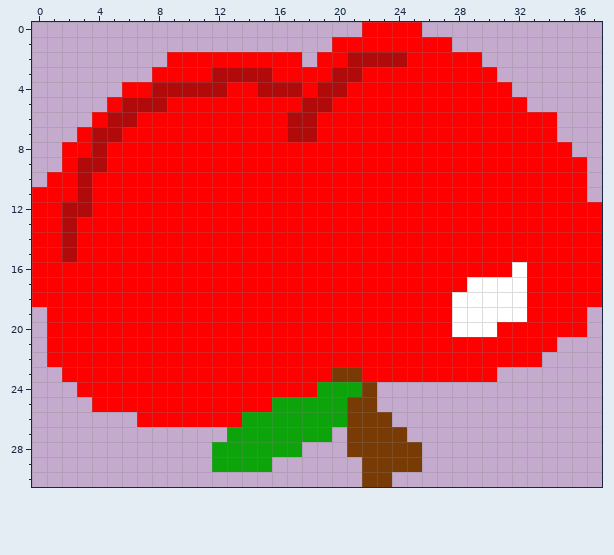
File history of a pixel-art sprite, assets/Apple.png. Above, as it was before the edit.
The file is 38x31 pixels.
The result:
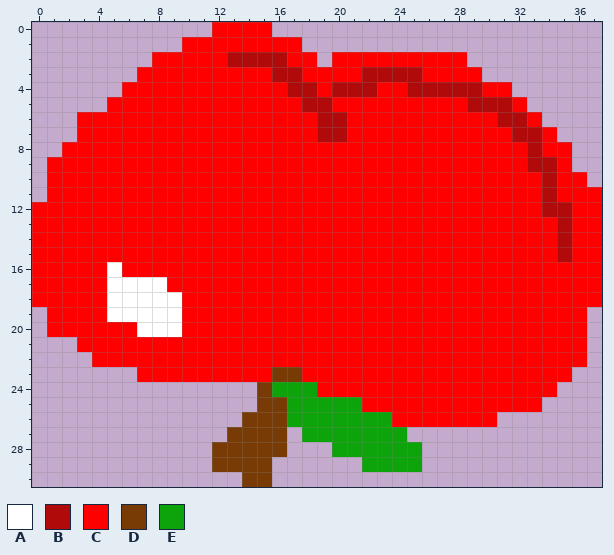
Palette (. is transparent): A #ffffff  B #b00a0a  C #ff0000  D #783b05  E #0da30a
From old to new:
@@ x 0..37 @@
- 0 ......................CCCC............
- 1 ....................CCCCCCCC..........
- 2 .........CCCCCCCCC.CCBBBBCCCCC........
- 3 ........CCCCBBBBCCCCBBCCCCCCCCC.......
- 4 ......CCBBBBBCCBBBCBBCCCCCCCCCCC......
- 5 .....CBBBCCCCCCCCCBBCCCCCCCCCCCCC.....
- 6 ....CBBCCCCCCCCCCBBCCCCCCCCCCCCCCCC...
- 7 ...CBBCCCCCCCCCCCBBCCCCCCCCCCCCCCCC...
- 8 ..CCBCCCCCCCCCCCCCCCCCCCCCCCCCCCCCCC..
- 9 ..CBBCCCCCCCCCCCCCCCCCCCCCCCCCCCCCCCC.
-10 .CCBCCCCCCCCCCCCCCCCCCCCCCCCCCCCCCCCC.
-11 CCCBCCCCCCCCCCCCCCCCCCCCCCCCCCCCCCCCC.
-12 CCBBCCCCCCCCCCCCCCCCCCCCCCCCCCCCCCCCCC
-13 CCBCCCCCCCCCCCCCCCCCCCCCCCCCCCCCCCCCCC
-14 CCBCCCCCCCCCCCCCCCCCCCCCCCCCCCCCCCCCCC
-15 CCBCCCCCCCCCCCCCCCCCCCCCCCCCCCCCCCCCCC
-16 CCCCCCCCCCCCCCCCCCCCCCCCCCCCCCCCACCCCC
-17 CCCCCCCCCCCCCCCCCCCCCCCCCCCCCAAAACCCCC
-18 CCCCCCCCCCCCCCCCCCCCCCCCCCCCAAAAACCCCC
-19 .CCCCCCCCCCCCCCCCCCCCCCCCCCCAAAAACCCC.
-20 .CCCCCCCCCCCCCCCCCCCCCCCCCCCAAACCCCCC.
-21 .CCCCCCCCCCCCCCCCCCCCCCCCCCCCCCCCCC...
-22 .CCCCCCCCCCCCCCCCCCCCCCCCCCCCCCCCC....
-23 ..CCCCCCCCCCCCCCCCCCDDCCCCCCCCC.......
-24 ...CCCCCCCCCCCCCCCCEEED...............
-25 ....CCCCCCCCCCCCEEEEEDD...............
-26 .......CCCCCCCEEEEEEEDDD..............
-27 .............EEEEEEE.DDDD.............
-28 ............EEEEEE...DDDDD............
-29 ............EEEE......DDDD............
-30 ......................DD..............
+ 0 ............CCCC......................
+ 1 ..........CCCCCCCC....................
+ 2 ........CCCCCBBBBCC.CCCCCCCCC.........
+ 3 .......CCCCCCCCCBBCCCCBBBBCCCC........
+ 4 ......CCCCCCCCCCCBBCBBBCCBBBBBCC......
+ 5 .....CCCCCCCCCCCCCBBCCCCCCCCCBBBC.....
+ 6 ...CCCCCCCCCCCCCCCCBBCCCCCCCCCCBBC....
+ 7 ...CCCCCCCCCCCCCCCCBBCCCCCCCCCCCBBC...
+ 8 ..CCCCCCCCCCCCCCCCCCCCCCCCCCCCCCCBCC..
+ 9 .CCCCCCCCCCCCCCCCCCCCCCCCCCCCCCCCBBC..
+10 .CCCCCCCCCCCCCCCCCCCCCCCCCCCCCCCCCBCC.
+11 .CCCCCCCCCCCCCCCCCCCCCCCCCCCCCCCCCBCCC
+12 CCCCCCCCCCCCCCCCCCCCCCCCCCCCCCCCCCBBCC
+13 CCCCCCCCCCCCCCCCCCCCCCCCCCCCCCCCCCCBCC
+14 CCCCCCCCCCCCCCCCCCCCCCCCCCCCCCCCCCCBCC
+15 CCCCCCCCCCCCCCCCCCCCCCCCCCCCCCCCCCCBCC
+16 CCCCCACCCCCCCCCCCCCCCCCCCCCCCCCCCCCCCC
+17 CCCCCAAAACCCCCCCCCCCCCCCCCCCCCCCCCCCCC
+18 CCCCCAAAAACCCCCCCCCCCCCCCCCCCCCCCCCCCC
+19 .CCCCAAAAACCCCCCCCCCCCCCCCCCCCCCCCCCC.
+20 .CCCCCCAAACCCCCCCCCCCCCCCCCCCCCCCCCCC.
+21 ...CCCCCCCCCCCCCCCCCCCCCCCCCCCCCCCCCC.
+22 ....CCCCCCCCCCCCCCCCCCCCCCCCCCCCCCCCC.
+23 .......CCCCCCCCCDDCCCCCCCCCCCCCCCCCC..
+24 ...............DEEECCCCCCCCCCCCCCCC...
+25 ...............DDEEEEECCCCCCCCCCCC....
+26 ..............DDDEEEEEEECCCCCCC.......
+27 .............DDDD.EEEEEEE.............
+28 ............DDDDD...EEEEEE............
+29 ............DDDD......EEEE............
+30 ..............DD......................
